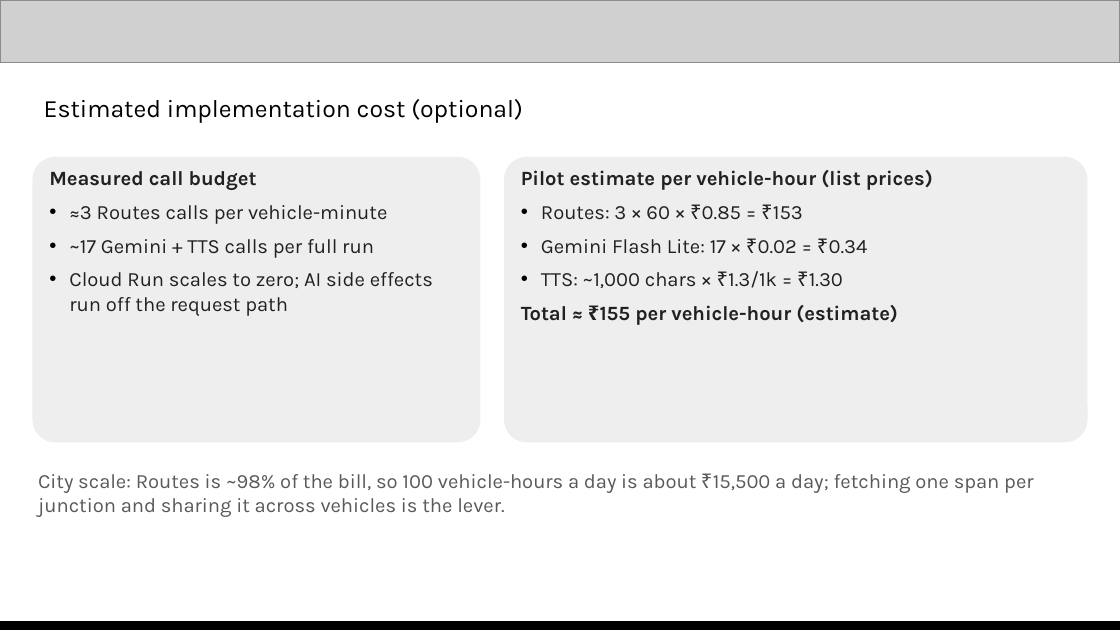
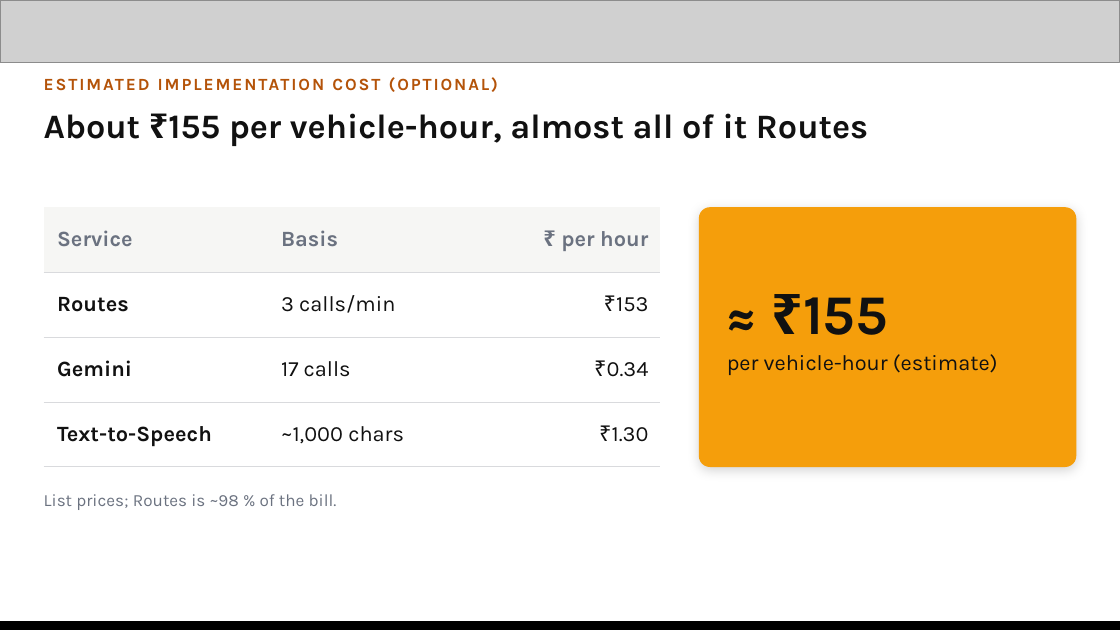
Before and after one commit to Nandish3010/ideal-disco, a slide deck: slide 10 of deck/Green-Corridor-Submission.pptx. Drawn at 1120x630 pixels with LibreOffice and Linux fonts; fonts in the diff are those of the drawing; grey boxes stand for pictures. Boxes give left, top, right and bottom in pixels: in the first picture for what was removed or moved away, otherwise in the second. Text is boxed around its words. In the diff, an @@ line names an element or a change of style, - is before the commit and + after.

Commit message:
Submission deck design pass and video title cards

```diff
--- a/deck/Green-Corridor-Submission.pptx
+++ b/deck/Green-Corridor-Submission.pptx
@@ text at box(44, 99, 523, 123): text changed; size 16 to 11 pt; text colour #000000 to #B45309; bold on @@
-Estimated implementation cost (optional)
+ESTIMATED IMPLEMENTATION COST (OPTIONAL)
@@ text added at box(44, 113, 868, 146), 22 pt, text #111111, bold @@
+About ₹155 per vehicle-hour, almost all of it Routes
@@ rounded rectangle removed at box(32, 157, 480, 442) @@
@@ text removed at box(49, 171, 433, 316) @@
-Measured call budget
-• ≈3 Routes calls per vehicle-minute
-• ~17 Gemini + TTS calls per full run
-• Cloud Run scales to zero; AI side effects run off the request path
@@ table added at box(44, 207, 660, 467), 4 rows, 3 columns @@
+Service | Basis | ₹ per hour
+Routes | 3 calls/min | ₹153
+Gemini | 17 calls | ₹0.34
+Text-to-Speech | ~1,000 chars | ₹1.30
@@ rounded rectangle "≈ ₹155": place and size @@
-rounded rectangle "≈ ₹155" at box(504, 157, 1088, 442)
+rounded rectangle "≈ ₹155" at box(699, 207, 1076, 467)
@@ rounded rectangle "≈ ₹155" at box(699, 207, 1076, 467): fill #EEEEEE to #F59E0B; shadow on; proportions changed @@
@@ text in rounded rectangle at box(727, 297, 998, 375): text added @@
+≈ ₹155
+per vehicle-hour (estimate)
@@ text removed at box(38, 474, 1033, 517) @@
-City scale: Routes is ~98% of the bill, so 100 vehicle-hours a day is about ₹15,500 a day; fetching one span per junction and sharing it across vehicles is the lever.
@@ text at box(44, 494, 337, 510): text changed; size 13 to 11 pt; text colour #212121 to #6B7280 @@
-Pilot estimate per vehicle-hour (list prices)
-• Routes: 3 × 60 × ₹0.85 = ₹153
-• Gemini Flash Lite: 17 × ₹0.02 = ₹0.34
-• TTS: ~1,000 chars × ₹1.3/1k = ₹1.30
-Total ≈ ₹155 per vehicle-hour (estimate)
+List prices; Routes is ~98 % of the bill.
```
Also in this commit, not shown: 10 other slides changed, 2 slides added, 2 slides removed, 11 other files.
